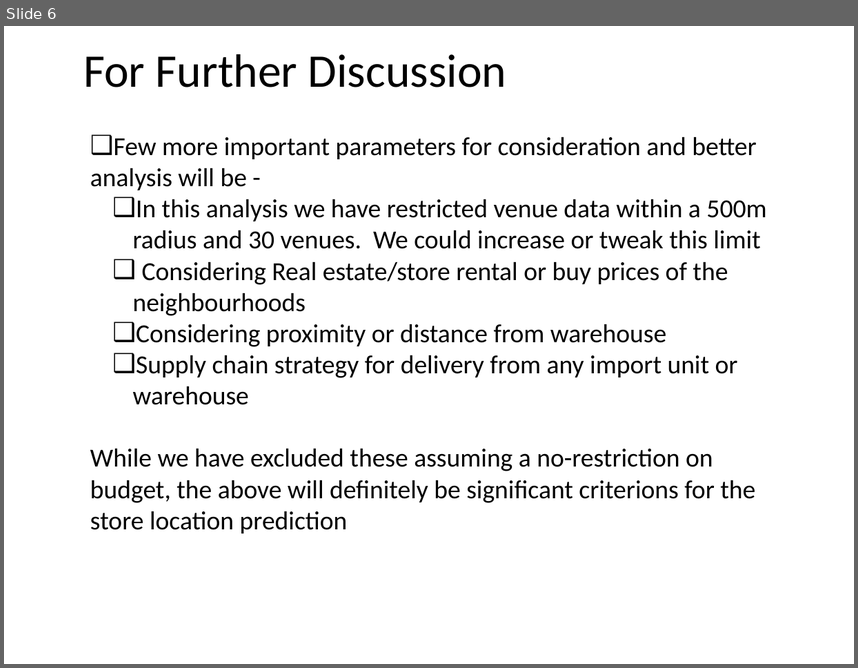
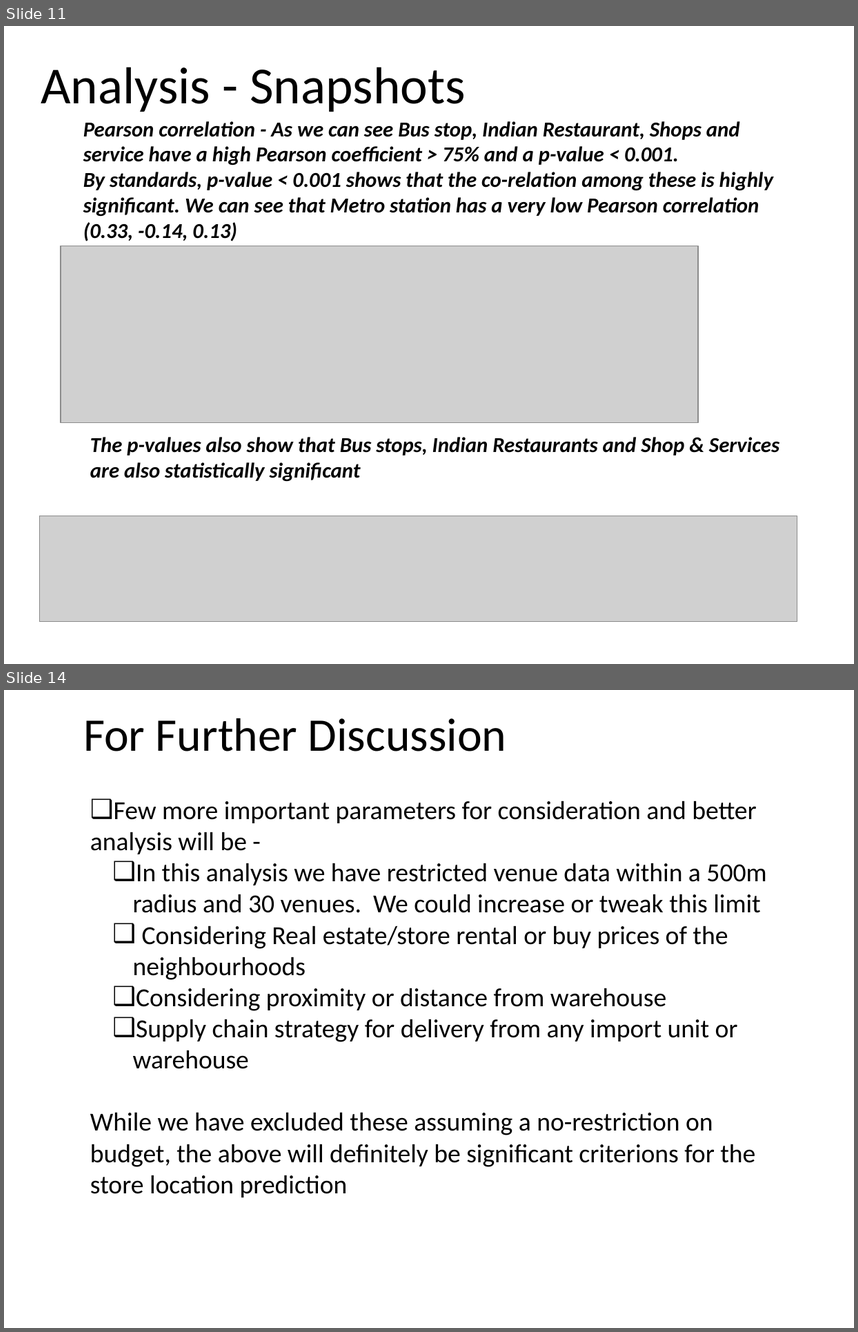
Before and after one commit to mukgithub/Coursera_Capstone, a slide deck: Capstone.pptx. Shown one above the other, each under a label of ours: slide 6 before the commit, slides 11 and 14 after it; the slides between them are not shown. The pictures are 858x668 and 858x1332 pixels, drawn with LibreOffice and Linux fonts; fonts in the diff are those of the drawing; grey boxes stand for pictures. Boxes give left, top, right and bottom in pixels: in the first picture for what was removed or moved away, otherwise in the second. Text is boxed around its words. In the diff, an @@ line names an element or a change of style, - is before the commit and + after.

```diff
--- a/Capstone.pptx
+++ b/Capstone.pptx
@@ slide 11 added at <box>4,26,854,664</box>, background #FFFFFF @@
@@ title added at <box>41,67,466,112</box>, 44 pt, text #000000 @@
+Analysis - Snapshots
@@ text added at <box>83,121,773,241</box>, 18 pt, text #000000, bold, italic @@
+Pearson correlation - As we can see Bus stop, Indian Restaurant, Shops and service have a high Pearson coefficient > 75% and a p-value < 0.001.
+By standards, p-value < 0.001 shows that the co-relation among these is highly significant. We can see that Metro station has a very low Pearson correlation (0.33, -0.14, 0.13)
@@ picture added at <box>61,245,699,422</box> @@
@@ text added at <box>90,437,780,481</box>, 18 pt, text #000000, bold, italic @@
+The p-values also show that Bus stops, Indian Restaurants and Shop & Services are also statistically significant
@@ picture added at <box>40,516,798,621</box> @@
@@ what was slide 6 is now slide 14 @@
```
Also in this commit, not shown: 4 slides changed, 7 other slides added.
